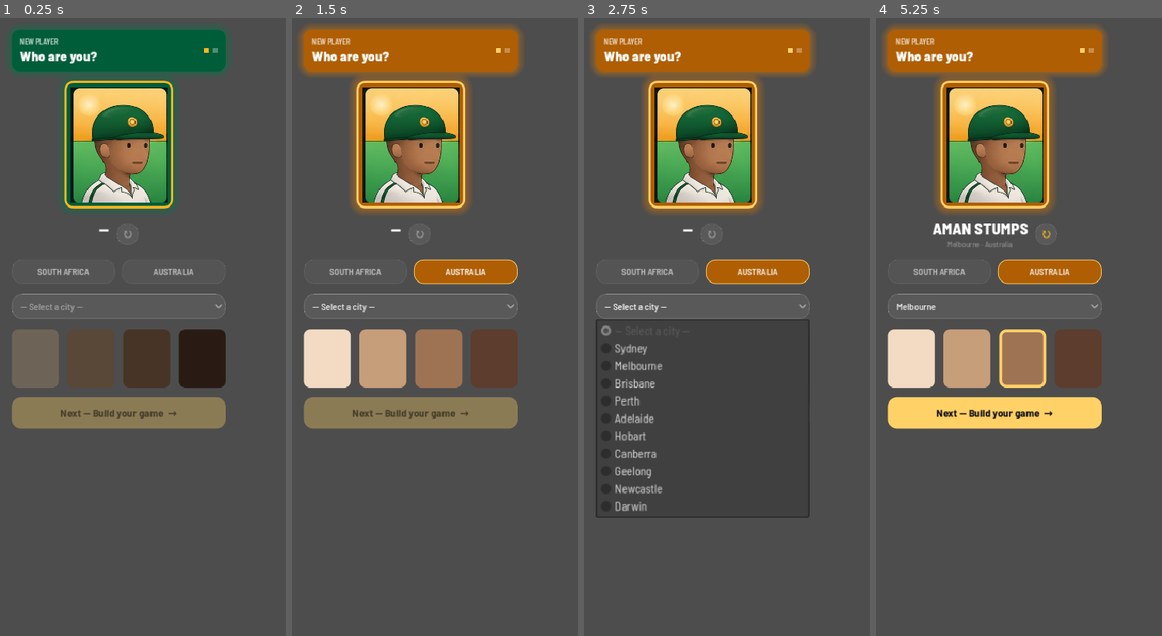
Above: before the commit, frames 1-4 (left to right).
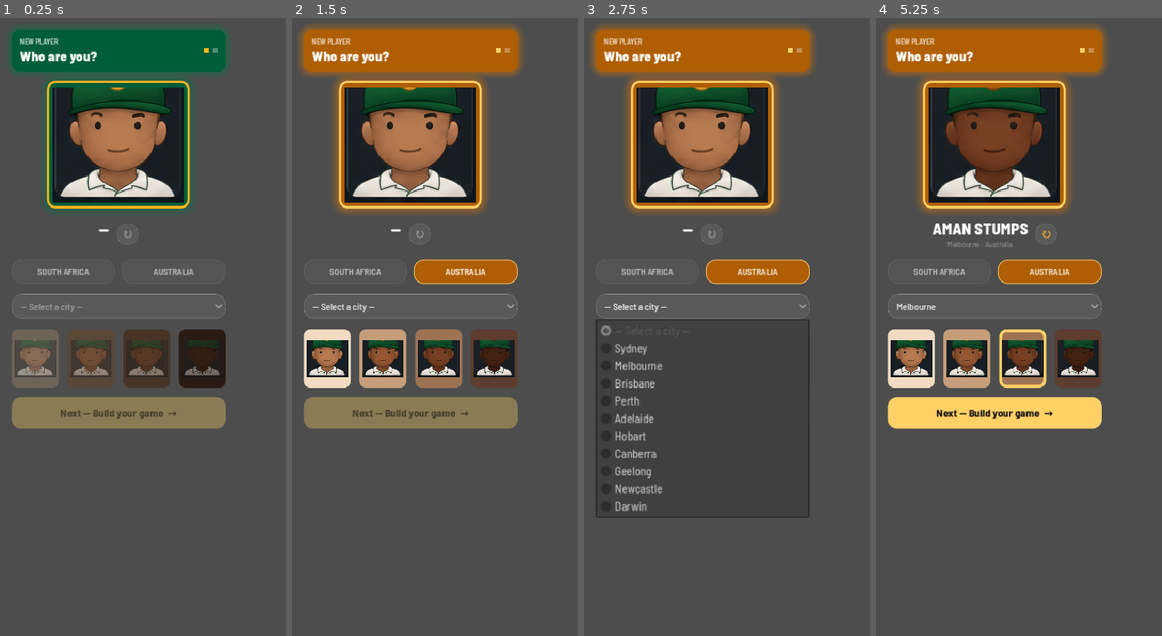
Above: after the commit, the same moments.

Repository: nico101rsa/cricket-v3
Game: Godot game, scene res://scenes/main.tscn
Two runs of this game, one before a commit and one after it. Both use one fixed random seed, a clock stepped at 60 frames per second and the inputs below.
Inputs (mouse positions are in pixels of both pictures, inside the frame that each line leads up to):
- Up to frame 1 (0.25 s): no input
- Up to frame 2 (1.5 s): click "SOUTH AFRICA" at 0.5 s; click "AUSTRALIA" at 1.25 s
- Up to frame 3 (2.75 s): click "— Select a city —" at 2 s
- Up to frame 4 (5.25 s): click (910, 357) at 2.77 s; click "Melbourne" at 3.5 s; click (967, 357) at 4.27 s; click (1021, 357) at 5.02 s

The runs differ from the first frame. In frame 1, 11% of the frame differs, in the area x 5-78%, y 9-59%; in frame 2, 13%; in frame 3, 9.5%; in frame 4, 13%.

Commit message:
feat: Identity hero live-swaps on appearance pick; picker tiles show real faces (DP6)
Co-Authored-By: Claude Fable 5 <noreply@anthropic.com>

Diff:
--- a/scenes/player_creation/appearance_picker.gd
+++ b/scenes/player_creation/appearance_picker.gd
@@ -27,6 +27,11 @@
 		btn.add_theme_stylebox_override("pressed", _make_tile_style(tint, true, false))
 		btn.add_theme_stylebox_override("focus", _make_tile_style(tint, true, false))
 		btn.add_theme_stylebox_override("disabled", _make_tile_style(tint, false, true))
+		# Real face thumbnail (portrait pipeline, DP6) -- the tint stylebox stays
+		# underneath as the selection-ring frame around the opaque face tile.
+		btn.icon = PortraitLibrary.texture_for(bucket, 0)
+		btn.expand_icon = true
+		btn.icon_alignment = HORIZONTAL_ALIGNMENT_CENTER
 		btn.pressed.connect(_on_pressed.bind(bucket))
 		add_child(btn)
 		_buttons[bucket] = btn
@@ -38,6 +43,11 @@
 	var sb := StyleBoxFlat.new()
 	sb.bg_color = (tint.darkened(0.55) if dim else tint)
 	sb.set_corner_radius_all(_corner_radius)
+	# content margin keeps the ring visible around the opaque face thumbnail
+	sb.content_margin_left = 4
+	sb.content_margin_right = 4
+	sb.content_margin_top = 4
+	sb.content_margin_bottom = 4
 	if selected:
 		sb.set_border_width_all(4)
 		sb.border_color = _ring_color
@@ -60,6 +70,10 @@
 
 func selected_bucket() -> int:
 	return _selected
+
+# Scene tests + previews reach a tile by bucket.
+func button_for(bucket: int) -> Button:
+	return _buttons.get(bucket)
 
 # Programmatically reflect a selection WITHOUT emitting appearance_selected.
 # Used when re-hydrating the screen from an existing draft (Back navigation) —
--- a/scenes/player_creation/identity.gd
+++ b/scenes/player_creation/identity.gd
@@ -9,8 +9,6 @@
 # low-fi screen (spec 2026-06-21-player-creation-identity-hifi-design.md).
 
 signal advance_to_build(draft: PlayerCreationDraft)
-
-const _HERO_PORTRAIT := preload("res://assets/portraits/hero-cap.png")
 
 var _draft: PlayerCreationDraft
 var _rng: RandomNumberGenerator
@@ -133,7 +131,7 @@
 	panel.add_theme_stylebox_override("panel", UIStyle.hero_panel(cset["grad1"], cset["grad2"], cset["glow"], _accent))
 
 	_hero_portrait = TextureRect.new()
-	_hero_portrait.texture = _HERO_PORTRAIT
+	_hero_portrait.texture = PortraitLibrary.texture_for(_draft.appearance, 0)
 	_hero_portrait.custom_minimum_size = Vector2(132, 158)
 	_hero_portrait.expand_mode = TextureRect.EXPAND_FIT_WIDTH_PROPORTIONAL
 	_hero_portrait.stretch_mode = TextureRect.STRETCH_KEEP_ASPECT_COVERED
@@ -260,6 +258,7 @@
 
 func _on_appearance_selected(bucket: int) -> void:
 	_draft.appearance = bucket
+	_hero_portrait.texture = PortraitLibrary.texture_for(bucket, 0)  # live hero-swap (DP6)
 	_reroll_name_if_possible()                # name bank slice changed
 	_refresh_next_enabled()
 
@@ -299,6 +298,7 @@
 	var panel := _hero_portrait.get_parent() as PanelContainer
 	var cset := Palette.country_set(_draft.country)
 	panel.add_theme_stylebox_override("panel", UIStyle.hero_panel(cset["grad1"], cset["grad2"], cset["glow"], _accent))
+	_hero_portrait.texture = PortraitLibrary.texture_for(_draft.appearance, 0)
 
 func _refresh_country_buttons() -> void:
 	_style_seg(_country_sa_btn, _draft.country == Country.Code.SA)
--- a/tests/unit/test_identity_scene.gd
+++ b/tests/unit/test_identity_scene.gd
@@ -112,3 +112,22 @@
 	identity._on_reroll_pressed()
 	assert_not_null(identity._draft.name, "name still valid after re-roll")
 	assert_eq(identity._name_label.text, identity._draft.name.display_caps(), "label stays in sync after re-roll")
+
+func test_hero_swaps_on_appearance_pick():
+	identity._on_country_pressed(Country.Code.SA)
+	var before = identity._hero_portrait.texture
+	identity._on_appearance_selected(Appearance.Bucket.BLACK)
+	assert_eq(identity._hero_portrait.texture, PortraitLibrary.texture_for(Appearance.Bucket.BLACK, 0))
+	assert_ne(identity._hero_portrait.texture, before, "picking BLACK swaps the hero art")
+
+func test_hero_rehydrates_from_draft():
+	var draft := PlayerCreationDraft.new()
+	draft.country = Country.Code.AUS
+	draft.appearance = Appearance.Bucket.INDIAN
+	identity.set_draft(draft)
+	assert_eq(identity._hero_portrait.texture, PortraitLibrary.texture_for(Appearance.Bucket.INDIAN, 0), "Back navigation shows the picked face")
+
+func test_picker_tiles_show_face_thumbnails():
+	for bucket in Appearance.all():
+		var btn: Button = identity._appearance_picker.button_for(bucket)
+		assert_eq(btn.icon, PortraitLibrary.texture_for(bucket, 0), Appearance.to_key(bucket) + " tile wears its face")
